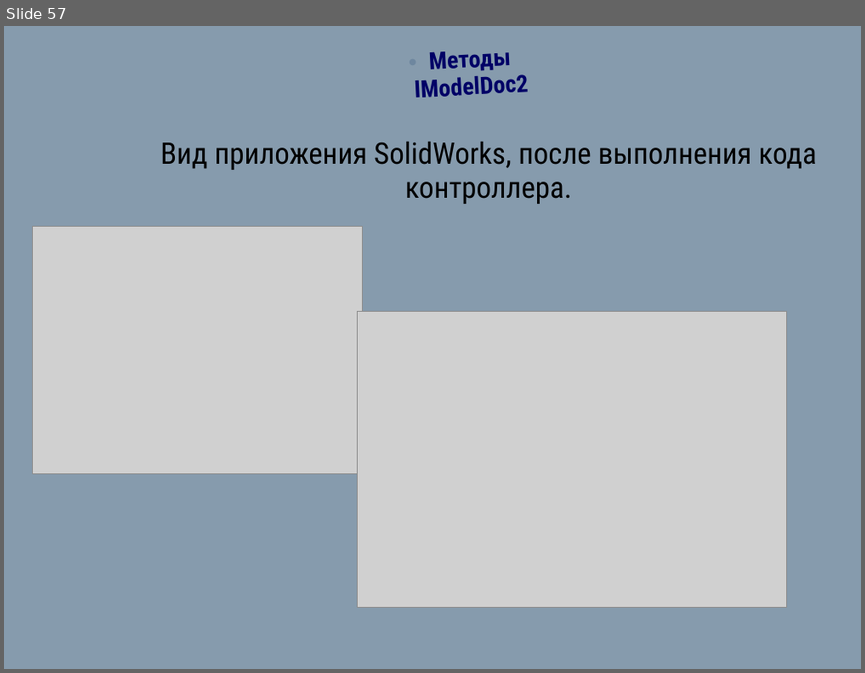
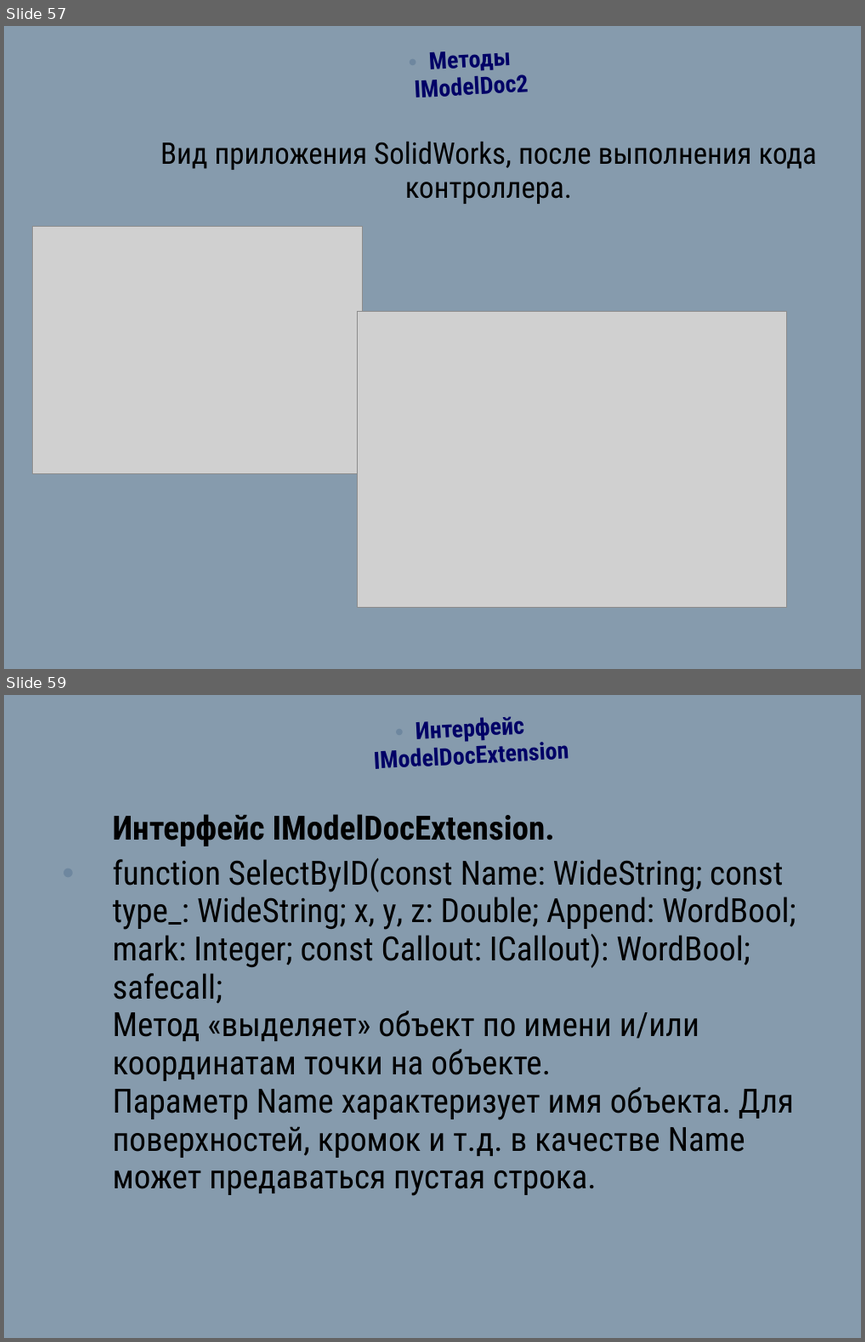
Before and after one commit to a-vodka/ics, a slide deck: sm1_lc05_ics.pptx. Shown one above the other, each under a label of ours: slide 57 before the commit, slides 57 and 59 after it; the slides between them are not shown. The pictures are 865x673 and 865x1342 pixels, drawn with LibreOffice and Linux fonts; fonts in the diff are those of the drawing; grey boxes stand for pictures; background and template pictures are left out. Boxes give left, top, right and bottom in pixels: in the first picture for what was removed or moved away, otherwise in the second. Text is boxed around its words. In the diff, an @@ line names an element or a change of style, - is before the commit and + after.

```diff
--- a/sm1_lc05_ics.pptx
+++ b/sm1_lc05_ics.pptx
@@ slide 59 added at (4, 695, 861, 1338), background picture (left out) @@
@@ text added at (374, 716, 568, 769), 20 pt, text #000066, bold @@
+• Интерфейс IModelDocExtension
@@ text added at (113, 814, 795, 1196), 28 pt, text #000000 @@
+Интерфейс IModelDocExtension.
+• function SelectByID(const Name: WideString; const type_: WideString; x, y, z: Double; Append: WordBool; mark: Integer; const Callout: ICallout): WordBool; safecall;
+  Метод «выделяет» объект по имени и/или координатам точки на объекте.
+  Параметр Name характеризует имя объекта. Для поверхностей, кромок и т.д. в качестве Name может предаваться пустая строка.
```
Also in this commit, not shown: 47 other slides added, 4 other files.
